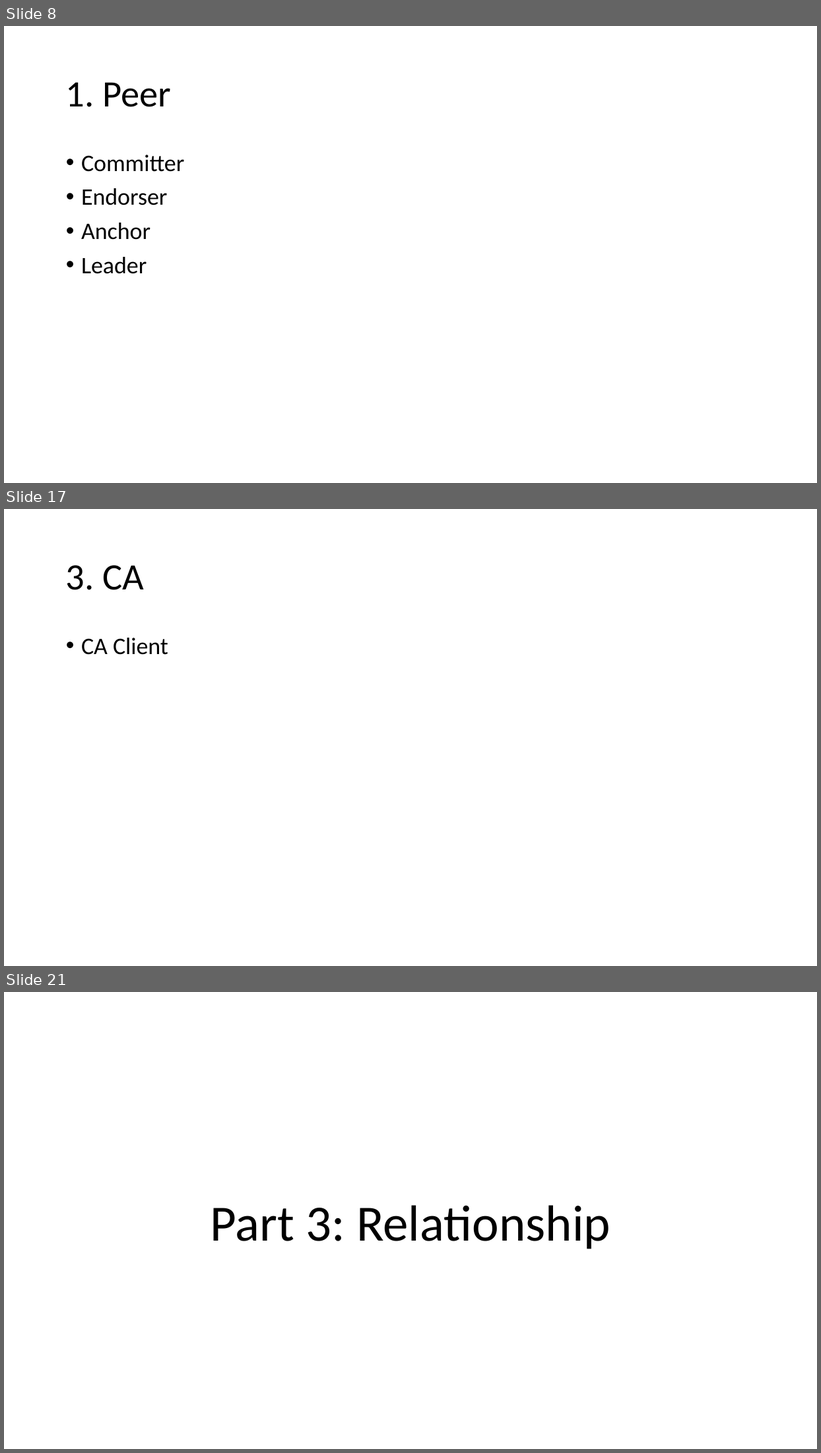
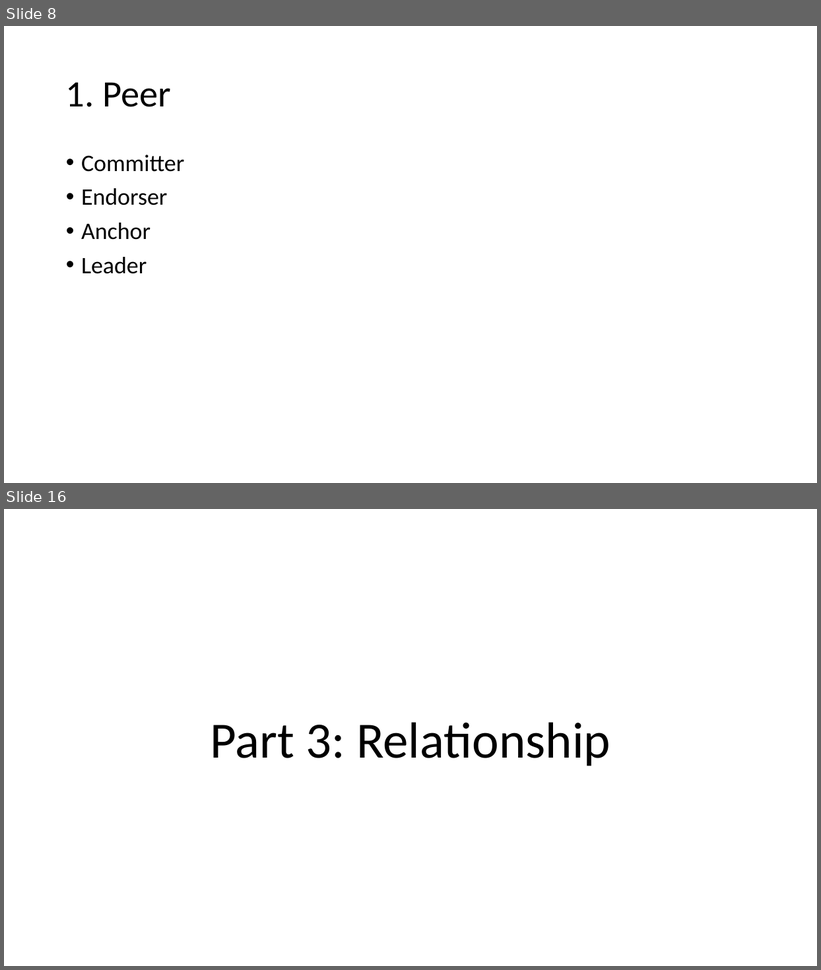
Before and after one commit to freekatz/Blockchain-Notes, a slide deck: fabric notes/【2020.12.26】Fabric Network Runtime Architecture.pptx. Shown one above the other, each under a label of ours: slides 8, 17 and 21 before the commit, slides 8 and 16 after it; the slides between them are not shown. The pictures are 821x1453 and 821x970 pixels, drawn with LibreOffice and Linux fonts; fonts in the diff are those of the drawing. Boxes give left, top, right and bottom in pixels: in the first picture for what was removed or moved away, otherwise in the second. Text is boxed around its words. In the diff, an @@ line names an element or a change of style, - is before the commit and + after.

```diff
--- a/fabric notes/【2020.12.26】Fabric Network Runtime Architecture.pptx
+++ b/fabric notes/【2020.12.26】Fabric Network Runtime Architecture.pptx
@@ slide 17 removed at [4, 509, 817, 966], background #FFFFFF @@
@@ title removed at [66, 565, 144, 590] @@
-3. CA
@@ text removed at [81, 638, 168, 655] @@
-• CA Client
@@ what was slide 21 is now slide 16 @@
```
Also in this commit, not shown: 8 slides changed, 5 other slides removed, 8 other files.
